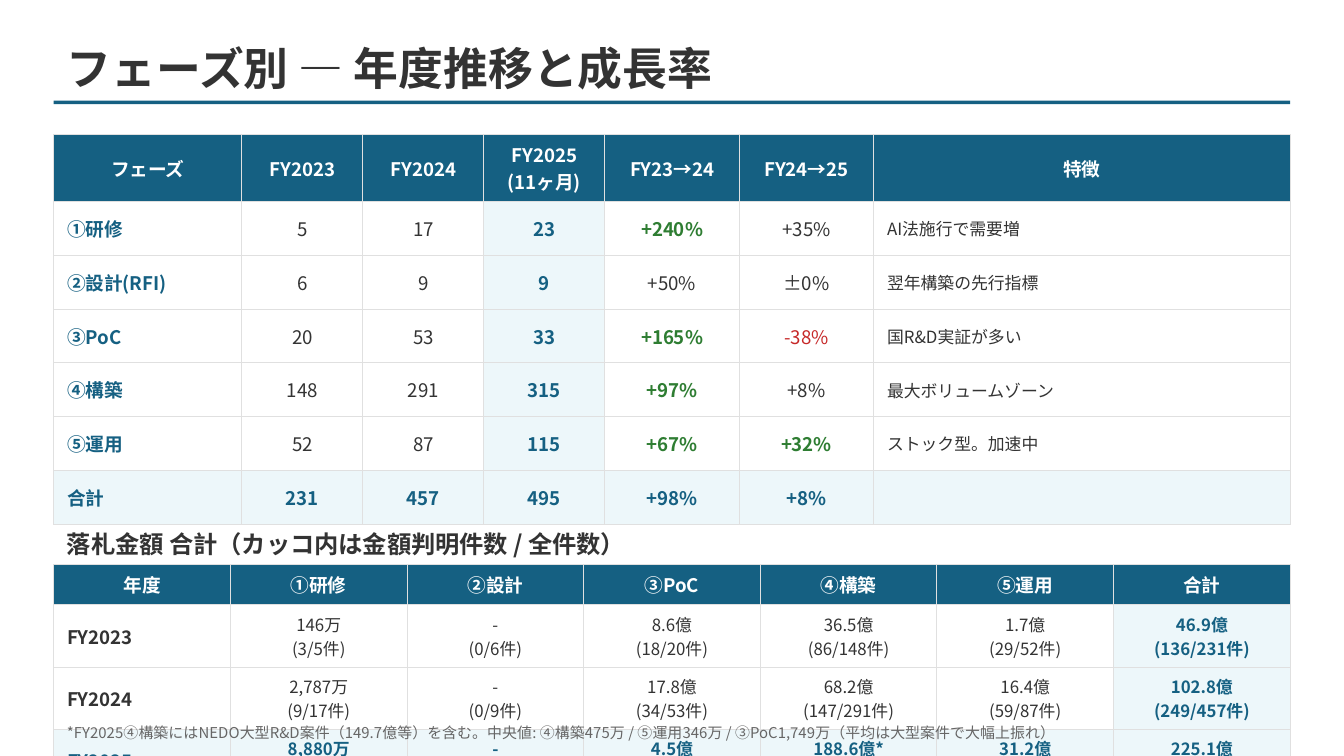
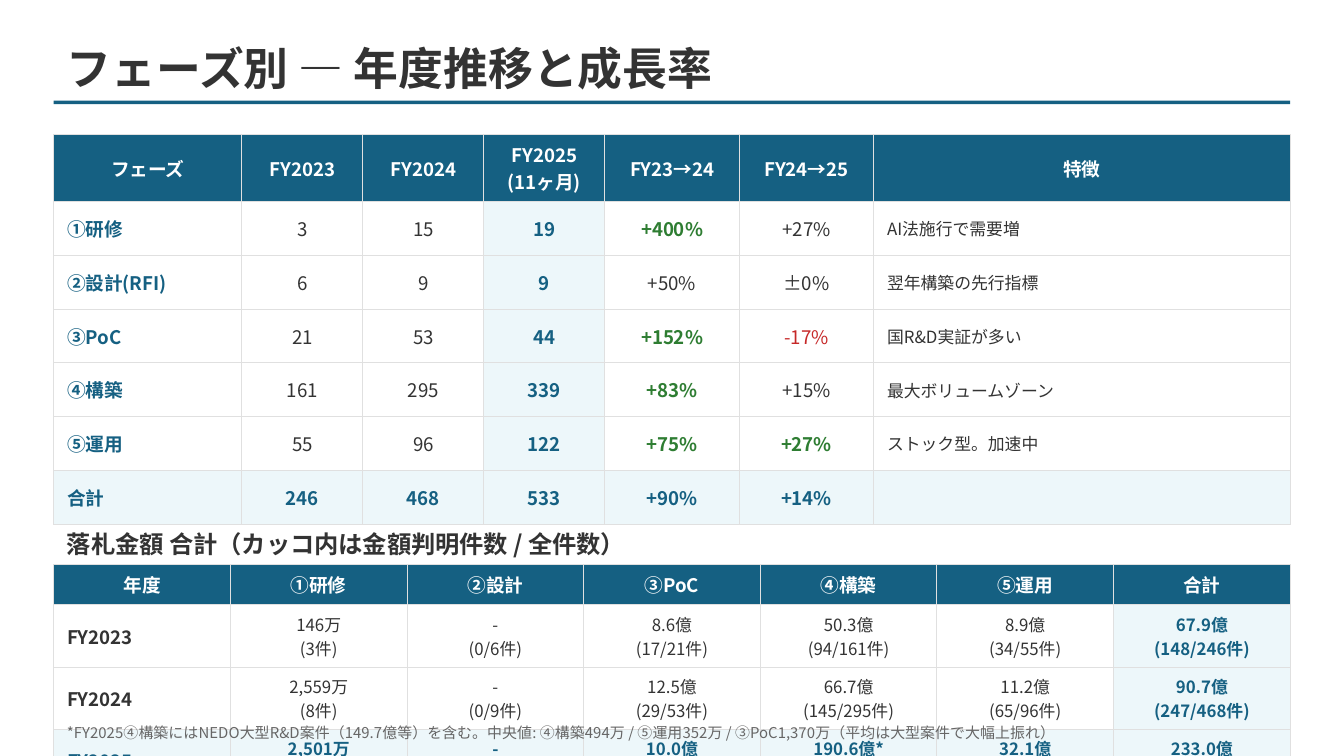
Before and after one commit to ttygtdgs/obsidian-ttygtd, a slide deck: slide 3 of 05_Output/Projects/@Active/NTTDX-Customer-Expansion-Mission/02-materials/FY2026-公共セクター生成AI案件-フェーズ別見通し.pptx. Drawn at 1344x756 pixels with LibreOffice and Linux fonts; fonts in the diff are those of the drawing; background and template pictures are left out. Boxes give left, top, right and bottom in pixels: in the first picture for what was removed or moved away, otherwise in the second. Text is boxed around its words. In the diff, an @@ line names an element or a change of style, - is before the commit and + after.

```diff
--- a/05_Output/Projects/@Active/NTTDX-Customer-Expansion-Mission/02-materials/FY2026-公共セクター生成AI案件-フェーズ別見通し.pptx
+++ b/05_Output/Projects/@Active/NTTDX-Customer-Expansion-Mission/02-materials/FY2026-公共セクター生成AI案件-フェーズ別見通し.pptx
@@ table at bbox=[54, 134, 1290, 511] @@
-row 2: ①研修 | 5 | 17 | 23 | +240% | +35% | AI法施行で需要増
+row 2: ①研修 | 3 | 15 | 19 | +400% | +27% | AI法施行で需要増
-row 4: ③PoC | 20 | 53 | 33 | +165% | -38% | 国R&D実証が多い
+row 4: ③PoC | 21 | 53 | 44 | +152% | -17% | 国R&D実証が多い
-row 5: ④構築 | 148 | 291 | 315 | +97% | +8% | 最大ボリュームゾーン
+row 5: ④構築 | 161 | 295 | 339 | +83% | +15% | 最大ボリュームゾーン
-row 6: ⑤運用 | 52 | 87 | 115 | +67% | +32% | ストック型。加速中
+row 6: ⑤運用 | 55 | 96 | 122 | +75% | +27% | ストック型。加速中
-row 7: 合計 | 231 | 457 | 495 | +98% | +8% | 
+row 7: 合計 | 246 | 468 | 533 | +90% | +14% | 
@@ table at bbox=[54, 564, 1286, 756] @@
-row 2: FY2023 | 146万 / (3/5件) | - / (0/6件) | 8.6億 / (18/20件) | 36.5億 / (86/148件) | 1.7億 / (29/52件) | 46.9億 / (136/231件)
+row 2: FY2023 | 146万 / (3件) | - / (0/6件) | 8.6億 / (17/21件) | 50.3億 / (94/161件) | 8.9億 / (34/55件) | 67.9億 / (148/246件)
-row 3: FY2024 | 2,787万 / (9/17件) | - / (0/9件) | 17.8億 / (34/53件) | 68.2億 / (147/291件) | 16.4億 / (59/87件) | 102.8億 / (249/457件)
+row 3: FY2024 | 2,559万 / (8件) | - / (0/9件) | 12.5億 / (29/53件) | 66.7億 / (145/295件) | 11.2億 / (65/96件) | 90.7億 / (247/468件)
-row 4: FY2025 | 8,880万 / (14/23件) | - / (0/9件) | 4.5億 / (17/33件) | 188.6億* / (147/315件) | 31.2億 / (77/115件) | 225.1億 / (255/495件)
+row 4: FY2025 | 2,501万 / (11/19件) | - / (0/9件) | 10.0億 / (26/44件) | 190.6億* / (156/339件) | 32.1億 / (78/122件) | 233.0億 / (271/533件)
@@ text at bbox=[67, 725, 1055, 743]: text changed @@
-*FY2025④構築にはNEDO大型R&D案件（149.7億等）を含む。中央値: ④構築475万 / ⑤運用346万 / ③PoC1,749万（平均は大型案件で大幅上振れ）
+*FY2025④構築にはNEDO大型R&D案件（149.7億等）を含む。中央値: ④構築494万 / ⑤運用352万 / ③PoC1,370万（平均は大型案件で大幅上振れ）
```
Also in this commit, not shown: 7 other slides changed, 8 other files.
